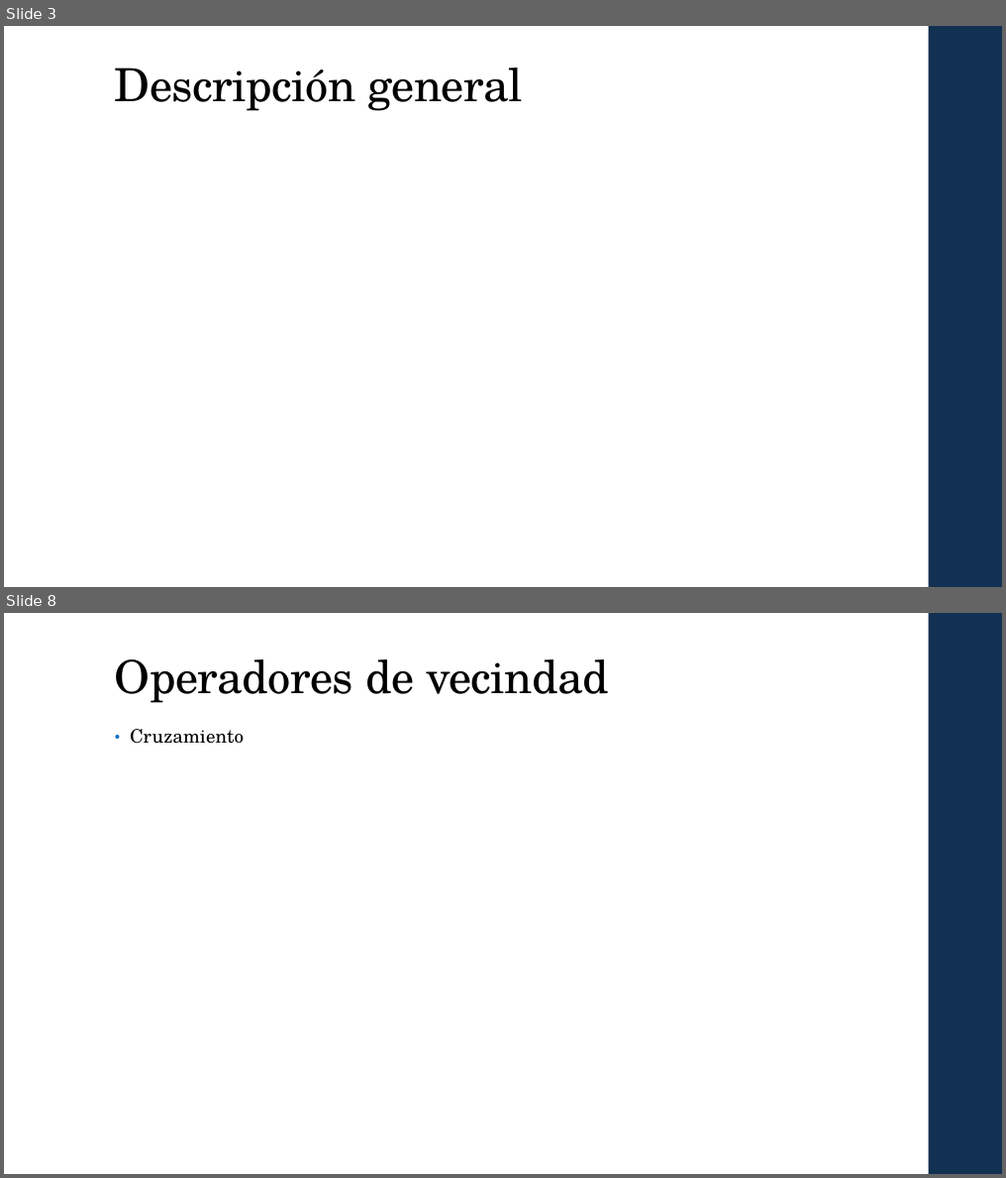
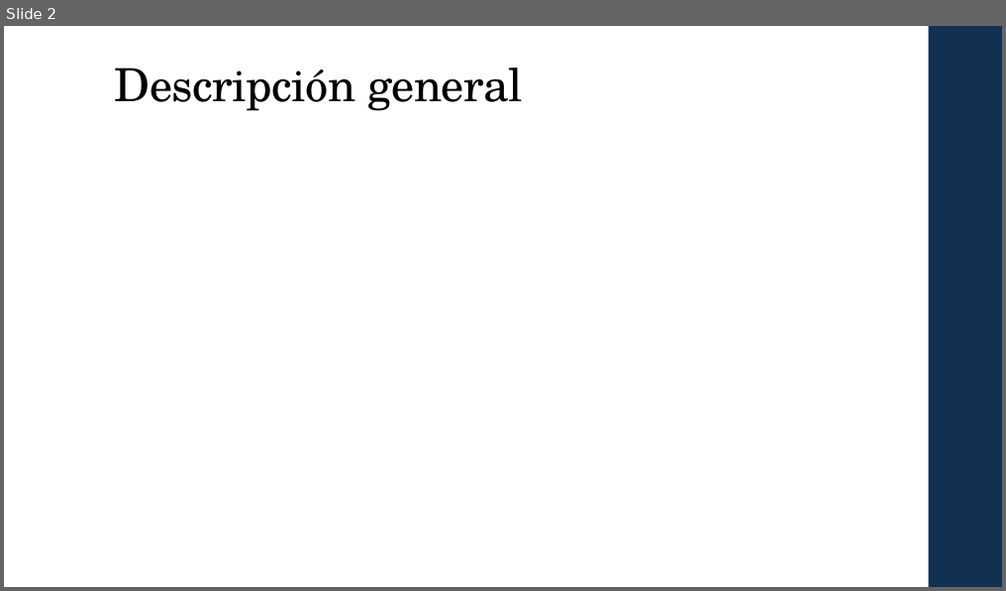
Before and after one commit to Javy011021/prediccion1, a slide deck: ppt/MH_Laura_Javier T2.pptx. Shown one above the other, each under a label of ours: slides 3 and 8 before the commit, slide 2 after it; the slides between them are not shown. The pictures are 1006x1178 and 1006x591 pixels, drawn with LibreOffice and Linux fonts; fonts in the diff are those of the drawing; grey boxes stand for pictures. Boxes give left, top, right and bottom in pixels: in the first picture for what was removed or moved away, otherwise in the second. Text is boxed around its words. In the diff, an @@ line names an element or a change of style, - is before the commit and + after.

```diff
--- a/ppt/MH_Laura_Javier T2.pptx
+++ b/ppt/MH_Laura_Javier T2.pptx
@@ slide 8 removed at (4,613,1002,1174), background #FFFFFF; not listed: 1 template element that a slide beside it also shows @@
@@ title removed at (115,660,609,703) @@
-Operadores de vecindad
@@ text removed at (130,729,244,744) @@
-• Cruzamiento
@@ what was slide 3 is now slide 2 @@
```
Also in this commit, not shown: 6 slides changed, 5 slides added, 4 other slides removed, 2 other files.
